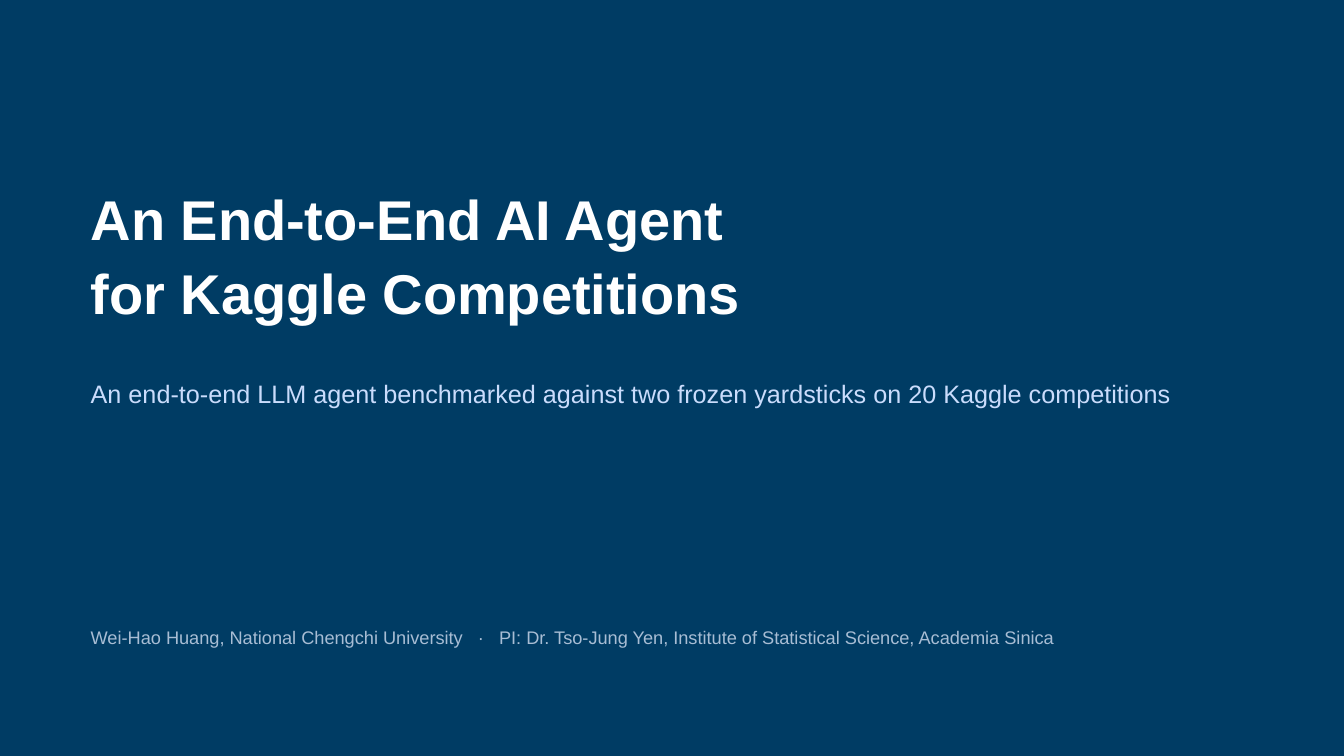
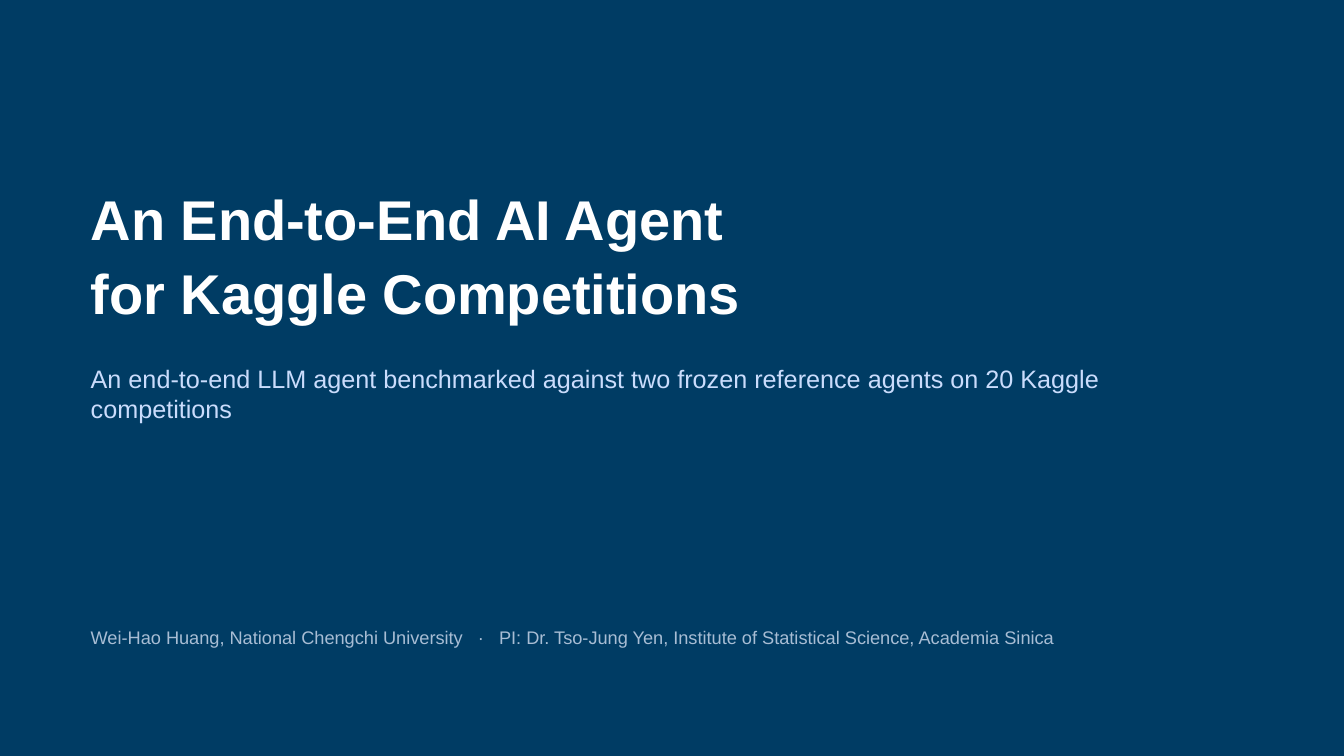
Before and after one commit to 930731haohao-afk/kaggle-agent, a slide deck: slide 1 of docs/presentation/slides_4min.pptx. Drawn at 1344x756 pixels with LibreOffice and Linux fonts; fonts in the diff are those of the drawing. Boxes give left, top, right and bottom in pixels: in the first picture for what was removed or moved away, otherwise in the second. Text is boxed around its words. In the diff, an @@ line names an element or a change of style, - is before the commit and + after.

```diff
--- a/docs/presentation/slides_4min.pptx
+++ b/docs/presentation/slides_4min.pptx
@@ text at [91, 369, 1098, 423]: text changed @@
-An end-to-end LLM agent benchmarked against two frozen yardsticks on 20 Kaggle competitions
+An end-to-end LLM agent benchmarked against two frozen reference agents on 20 Kaggle competitions
```
Also in this commit, not shown: 4 other slides changed, 14 other files.
